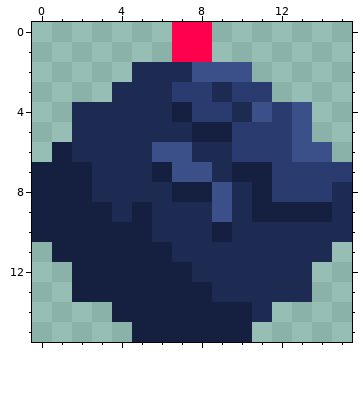
Pixel-art file: minigames-collection/Assets/bomber assets/bomber_bomb.ase. The picture above was drawn from the file before the commit.
16x16 pixels, 1 frame.
New version:
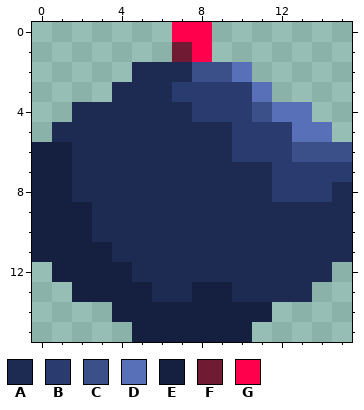
Palette (. is transparent): A #1d2b53  B #2a3c6f  C #3b4f88  D #5770b8  E #152041  F #711a34  G #ff004d
Edits made:
{"y":1,"x":7,"old":"G","new":"F"}
{"y":2,"x":10,"old":"C","new":"D"}
{"y":3,"x":9,"old":"A","new":"B"}
{"y":3,"x":11,"old":"B","new":"D"}
{"y":4,"x":7,"old":"E","new":"A"}
{"y":4,"x":10,"old":"A","new":"B"}
{"y":4,"x":12,"old":"BC","new":"DD"}
{"y":5,"x":1,"old":".","new":"A"}
{"y":5,"x":8,"old":"EE","new":"AA"}
{"y":5,"x":13,"old":"C.","new":"DD"}
{"y":6,"x":0,"old":".","new":"E"}
{"y":6,"x":6,"old":"CC","new":"AA"}
{"y":6,"x":15,"old":".","new":"C"}
{"y":7,"x":2,"old":"E","new":"A"}
{"y":7,"x":6,"old":"ECC","new":"AAA"}
{"y":7,"x":10,"old":"EE","new":"AA"}
{"y":8,"x":2,"old":"E","new":"A"}
{"y":8,"x":7,"old":"EEC","new":"AAA"}
{"y":8,"x":11,"old":"E","new":"A"}
{"y":9,"x":3,"old":"E","new":"A"}
{"y":9,"x":5,"old":"E","new":"A"}
{"y":9,"x":9,"old":"C","new":"A"}
{"y":9,"x":11,"old":"EEEE","new":"AAAA"}
{"y":10,"x":3,"old":"EEE","new":"AAA"}
{"y":10,"x":9,"old":"E","new":"A"}
{"y":11,"x":0,"old":".","new":"E"}
{"y":11,"x":4,"old":"EEE","new":"AAA"}
{"y":11,"x":15,"old":".","new":"A"}
{"y":12,"x":1,"old":".","new":"E"}
{"y":12,"x":5,"old":"EEE","new":"AAA"}
{"y":12,"x":14,"old":".","new":"A"}
{"y":13,"x":6,"old":"EE","new":"AA"}
{"y":13,"x":9,"old":"A","new":"E"}
{"y":14,"x":11,"old":"A","new":"E"}
{"label":"changed","picture_box":[32,42,352,322]}
